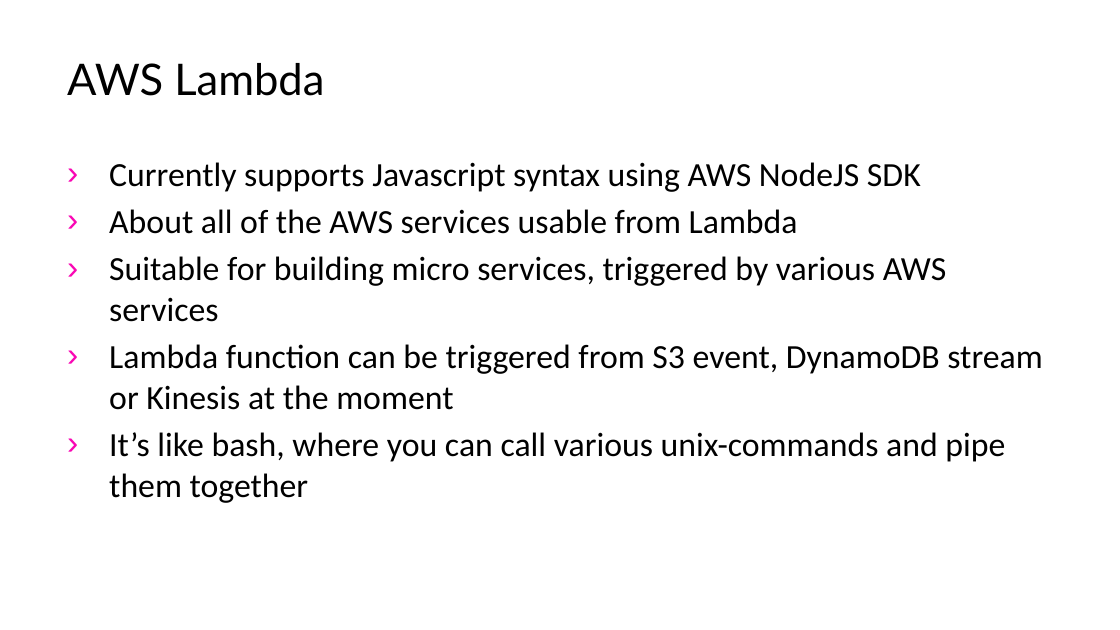
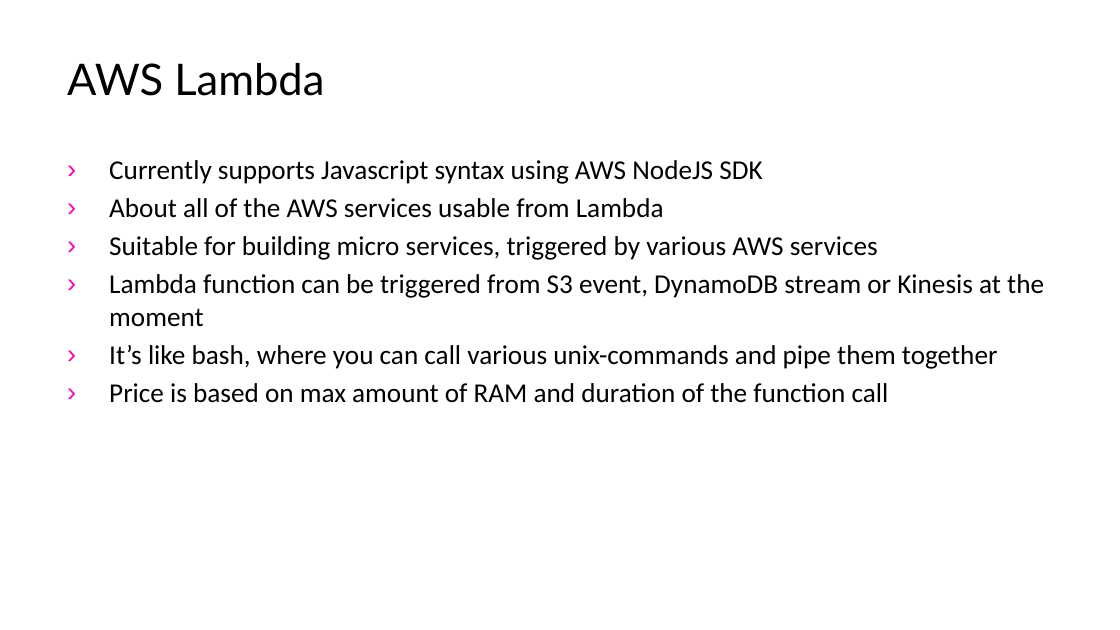
Before and after one commit to samion/aws-lambda, a slide deck: slide 6 of AWS-Lambda.pptx. Drawn at 1120x630 pixels with LibreOffice and Linux fonts; fonts in the diff are those of the drawing; background and template pictures are left out. Boxes give left, top, right and bottom in pixels: in the first picture for what was removed or moved away, otherwise in the second. Text is boxed around its words. In the diff, an @@ line names an element or a change of style, - is before the commit and + after.

```diff
--- a/AWS-Lambda.pptx
+++ b/AWS-Lambda.pptx
@@ text at [109,160,1044,369]: size 21.7 to 17.5 pt in "Currently supports Javascript syntax using AWS NodeJS ...", "About all of the AWS services usable ...", "Suitable for building micro services, triggered by ...", "Lambda function can be triggered from S3 ..." and 1 more places @@
@@ text at [109,383,889,403]: paragraph added @@
+› Price is based on max amount of RAM and duration of the function call
```
Also in this commit, not shown: 6 other slides changed, 6 slides added.
